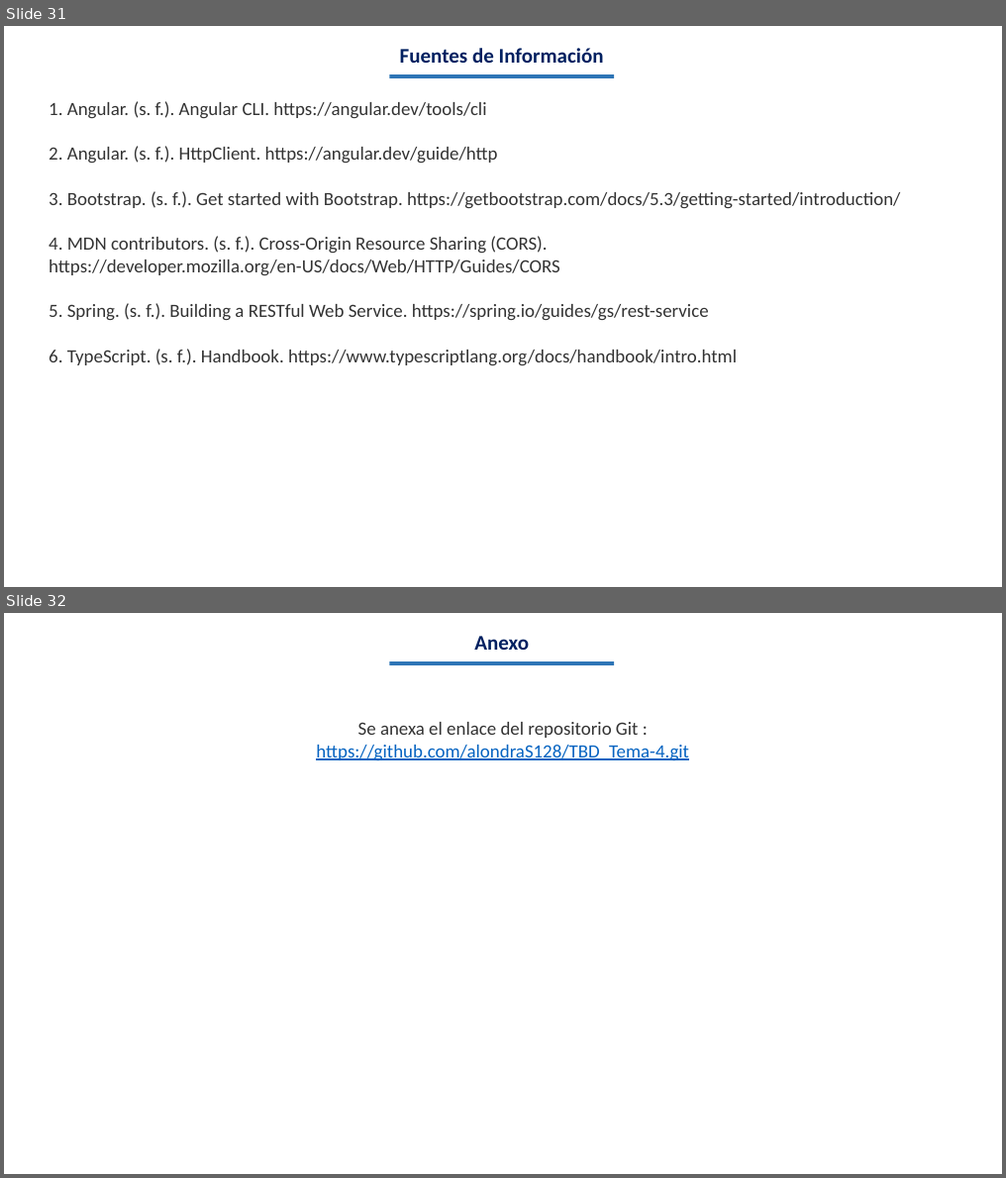
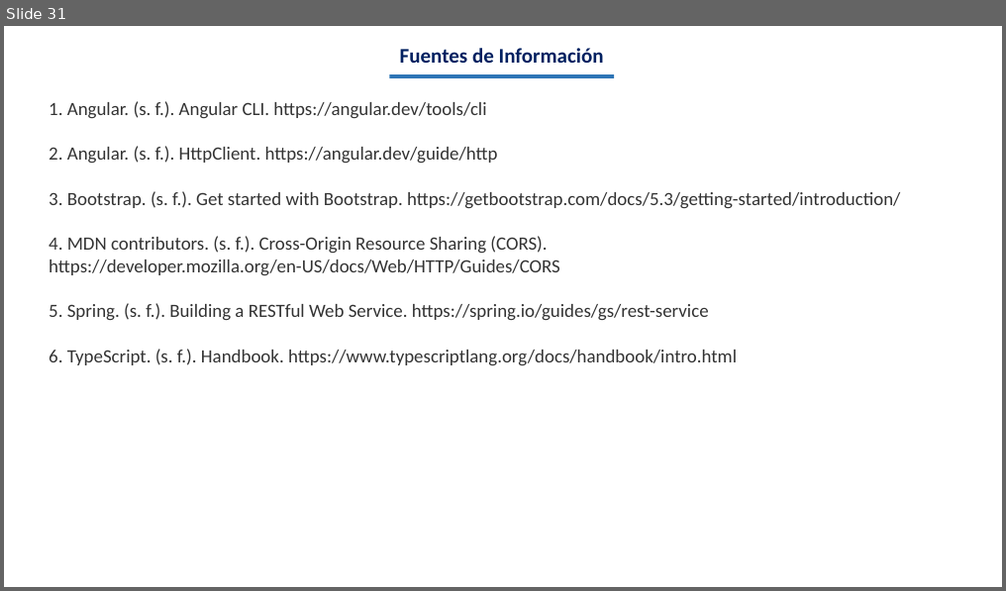
Before and after one commit to alondraS128/TBD_Tema-4, a slide deck: Actividad 4.1 Reporte Practica_AlondraSantis_TBD_5ISCM.pptx. Shown one above the other, each under a label of ours: slides 31 and 32 before the commit, slide 31 after it. The pictures are 1006x1178 and 1006x591 pixels, drawn with LibreOffice and Linux fonts; fonts in the diff are those of the drawing. Boxes give left, top, right and bottom in pixels: in the first picture for what was removed or moved away, otherwise in the second. Text is boxed around its words. In the diff, an @@ line names an element or a change of style, - is before the commit and + after.

Commit message:
Actualizo la Actividad 4.1 ya corregida

```diff
--- a/Actividad 4.1 Reporte Practica_AlondraSantis_TBD_5ISCM.pptx
+++ b/Actividad 4.1 Reporte Practica_AlondraSantis_TBD_5ISCM.pptx
@@ slide 32 removed at [4,613,1002,1174], background #FFFFFF @@
@@ text removed at [474,636,529,650] @@
-Anexo
@@ rectangle removed at [389,662,614,665] @@
@@ text removed at [316,722,689,761] @@
-Se anexa el enlace del repositorio Git :
-https://github.com/alondraS128/TBD_Tema-4.git
```
